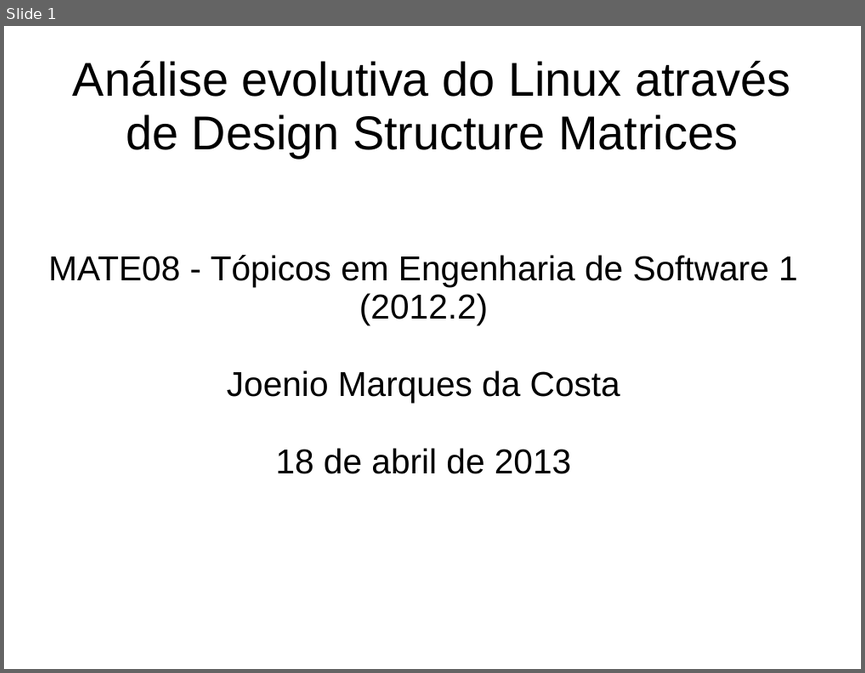
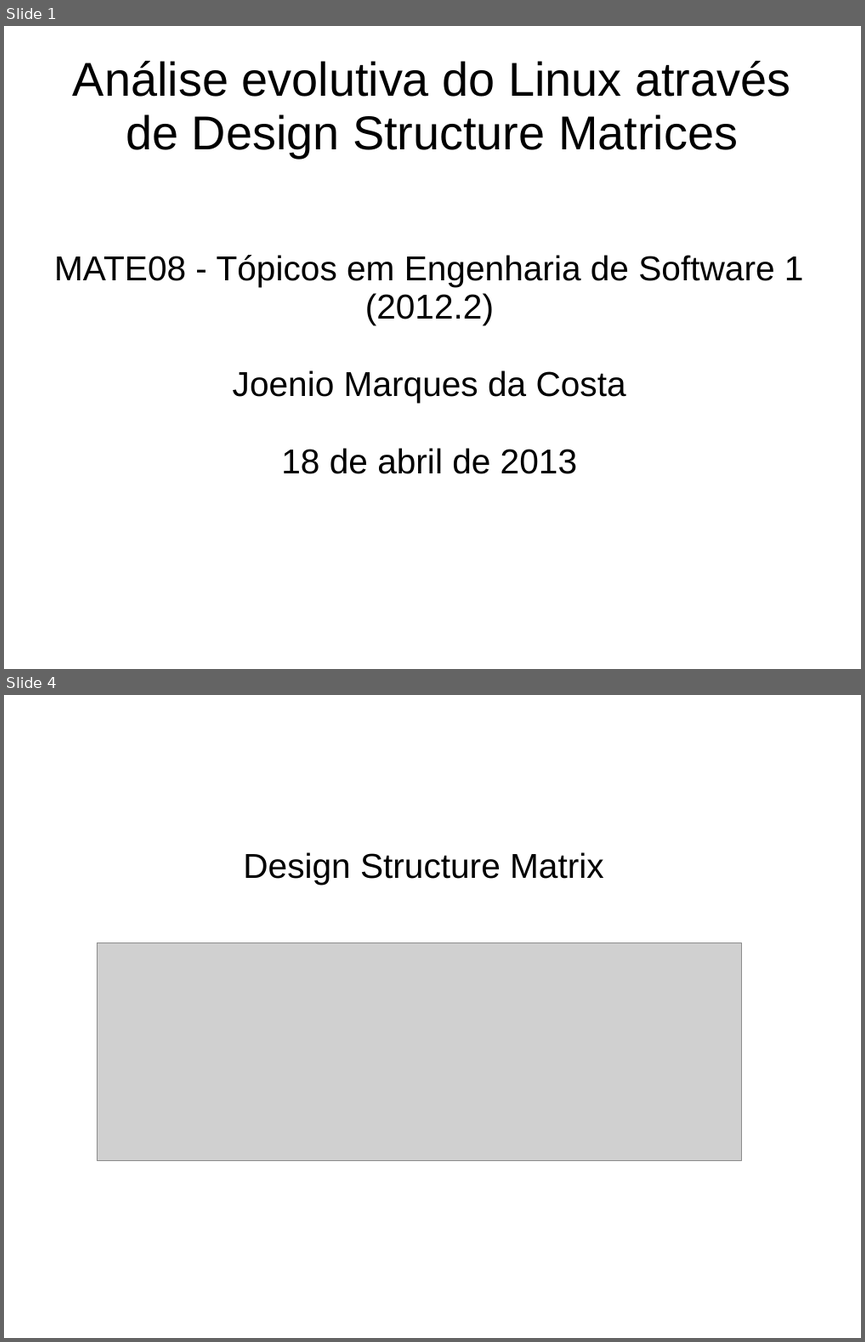
Before and after one commit to joenio/mestrado-ufba, a slide deck: MAT08/Trabalho/Relatorio/slides.ppt. Shown one above the other, each under a label of ours: slide 1 before the commit, slides 1 and 4 after it; the slides between them are not shown. The pictures are 865x673 and 865x1342 pixels, drawn with LibreOffice and Linux fonts; fonts in the diff are those of the drawing; grey boxes stand for pictures. Boxes give left, top, right and bottom in pixels: in the first picture for what was removed or moved away, otherwise in the second. Text is boxed around its words. In the diff, an @@ line names an element or a change of style, - is before the commit and + after.

```diff
--- a/MAT08/Trabalho/Relatorio/slides.ppt
+++ b/MAT08/Trabalho/Relatorio/slides.ppt
@@ slide 4 added at [4,695,861,1338], background #FFFFFF @@
@@ text added at [243,852,604,885], 32 pt, text #000000 @@
+Design Structure Matrix
@@ picture added at [98,943,742,1160] @@
@@ slide 1 changed as well @@
@@ subtitle "MATE08 - Tópicos em Engenharia ..." at [54,255,804,474]: indent changed @@
```
Also in this commit, not shown: 8 other slides added, 9 slides removed, 5 other files.
